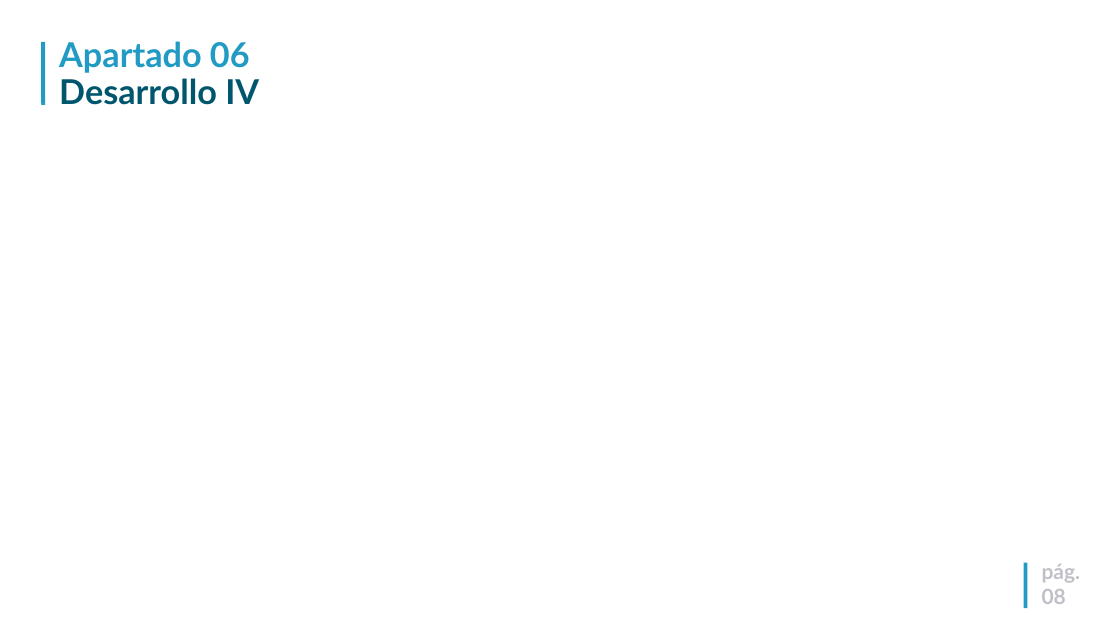
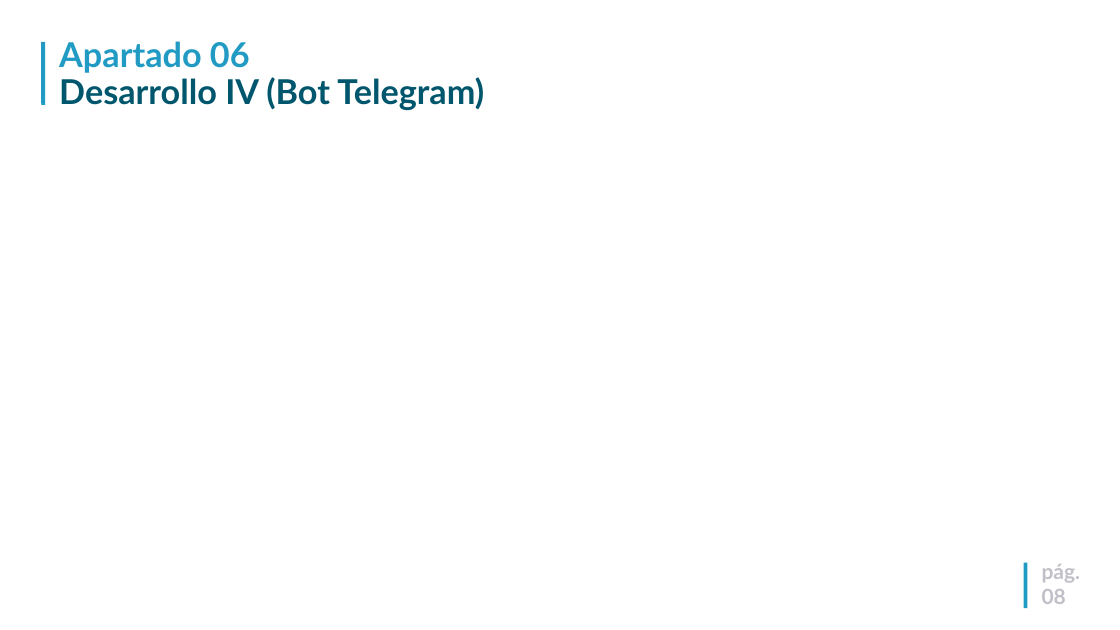
Before and after one commit to rgb2021/TFG, a slide deck: slide 8 of docs/presentacion.ppt. Drawn at 1120x630 pixels with LibreOffice and Linux fonts; fonts in the diff are those of the drawing; background and template pictures are left out. Boxes give left, top, right and bottom in pixels: in the first picture for what was removed or moved away, otherwise in the second. Text is boxed around its words. In the diff, an @@ line names an element or a change of style, - is before the commit and + after.

```diff
--- a/docs/presentacion.ppt
+++ b/docs/presentacion.ppt
@@ title at box(59, 41, 484, 110): text changed @@
-Apartado 06
-Desarrollo IV
+Apartado 06
+Desarrollo IV (Bot Telegram)
```
Also in this commit, not shown: 4 other slides changed, 3 other files.
